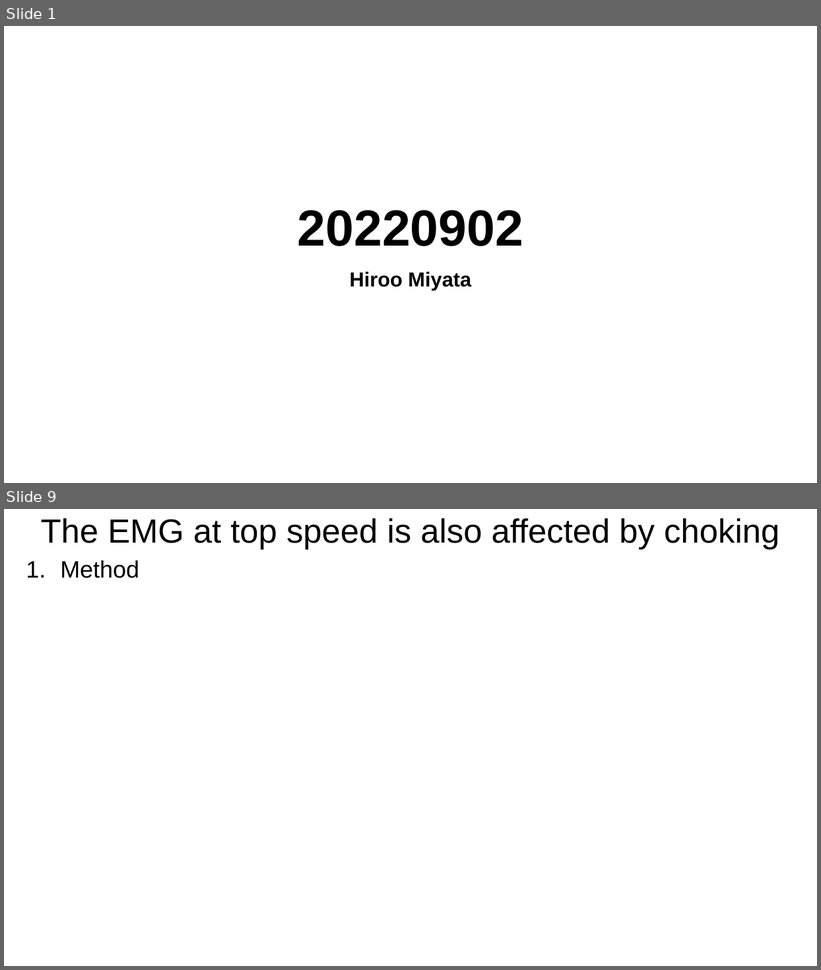
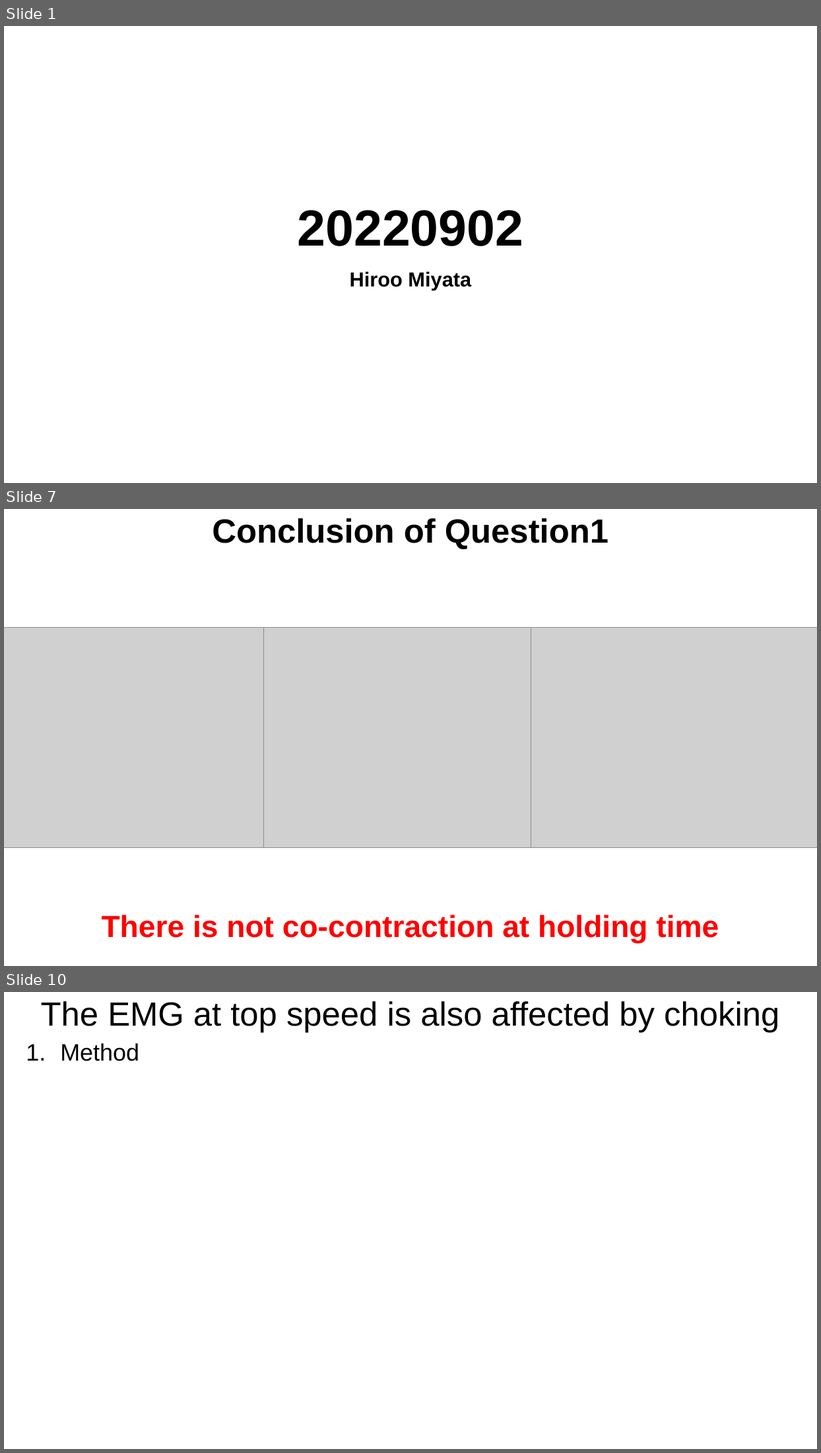
Before and after one commit to Hiroo-Miyata/chase-lab, a slide deck: report/20220902.pptx. Shown one above the other, each under a label of ours: slides 1 and 9 before the commit, slides 1, 7 and 10 after it; the slides between them are not shown. The pictures are 821x970 and 821x1453 pixels, drawn with LibreOffice and Linux fonts; fonts in the diff are those of the drawing; grey boxes stand for pictures. Boxes give left, top, right and bottom in pixels: in the first picture for what was removed or moved away, otherwise in the second. Text is boxed around its words. In the diff, an @@ line names an element or a change of style, - is before the commit and + after.

```diff
--- a/report/20220902.pptx
+++ b/report/20220902.pptx
@@ slide 7 added at (4, 509, 817, 966), background #FFFFFF @@
@@ title added at (212, 518, 609, 549), 39.6 pt, text #000000, bold @@
+Conclusion of Question1
@@ picture added at (4, 627, 290, 848) @@
@@ picture added at (264, 627, 558, 848) @@
@@ picture added at (531, 627, 817, 848) @@
@@ text added at (102, 915, 719, 944), 36 pt, text #FF0000, bold @@
+There is not co-contraction at holding time
@@ what was slide 9 is now slide 10 @@
```
Also in this commit, not shown: 5 slides changed, 5 other slides added, 1 slide removed, 13 other files.
